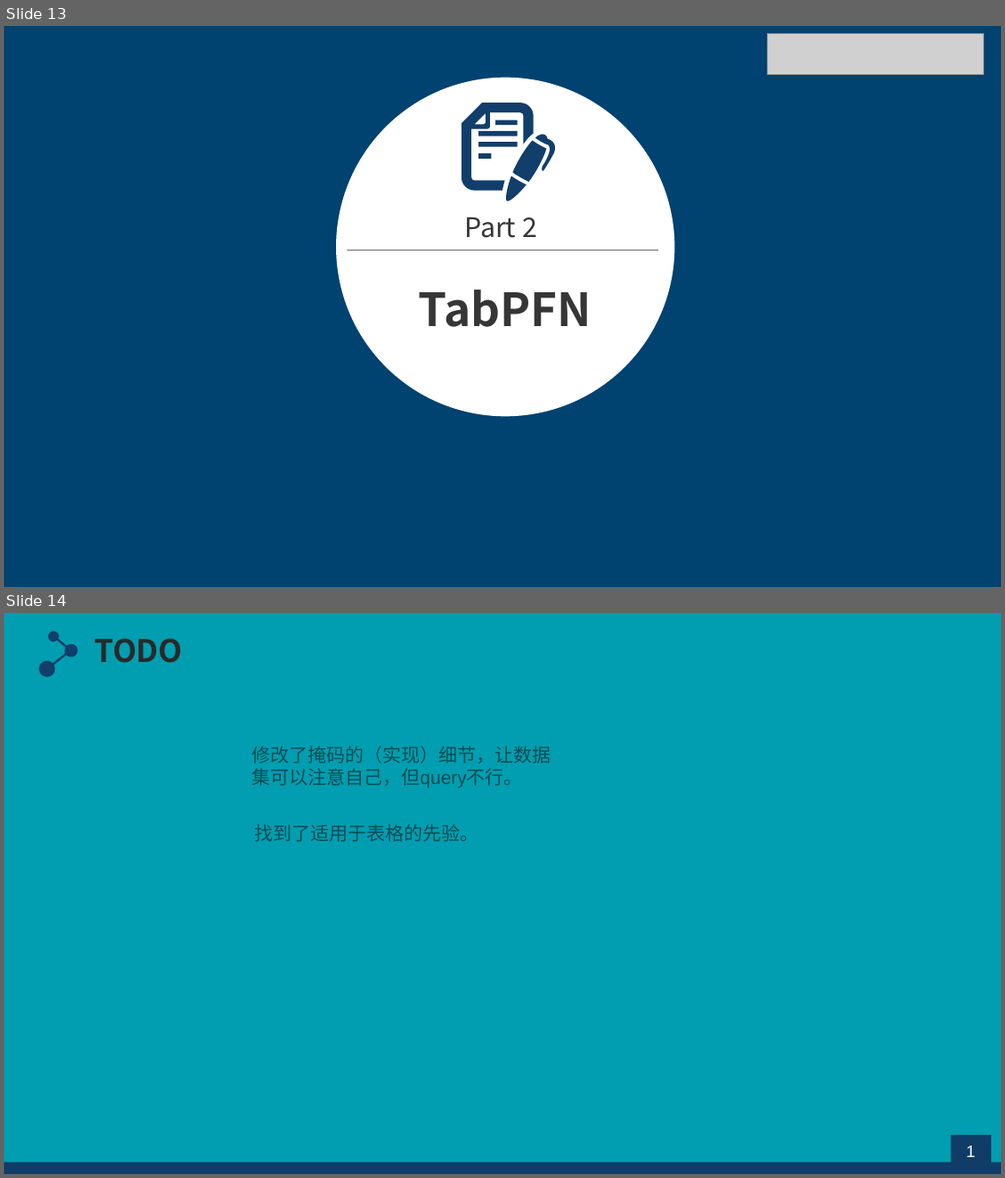
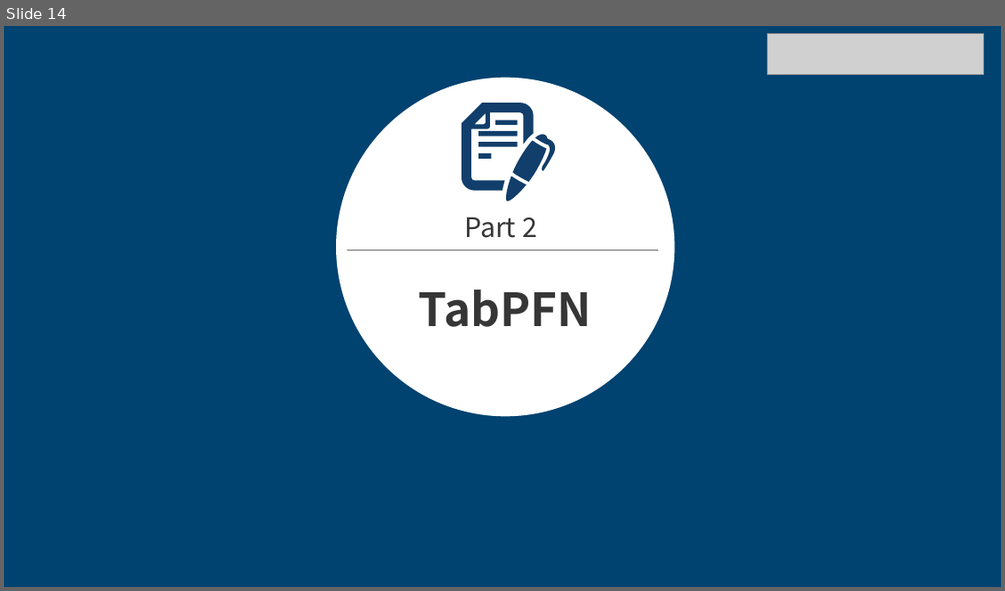
Before and after one commit to Ayana-chan/Obsidian_MyNote, a slide deck: 科研记录/TabPFN报告.pptx. Shown one above the other, each under a label of ours: slides 13 and 14 before the commit, slide 14 after it. The pictures are 1005x1178 and 1005x591 pixels, drawn with LibreOffice and Linux fonts; fonts in the diff are those of the drawing; grey boxes stand for pictures; background and template pictures are left out. Boxes give left, top, right and bottom in pixels: in the first picture for what was removed or moved away, otherwise in the second. Text is boxed around its words. In the diff, an @@ line names an element or a change of style, - is before the commit and + after.

```diff
--- a/科研记录/TabPFN报告.pptx
+++ b/科研记录/TabPFN报告.pptx
@@ slide 14 removed at bbox=[4, 613, 1001, 1174], background picture (left out) @@
@@ freeform shape removed at bbox=[39, 631, 78, 676] @@
@@ text removed at bbox=[94, 638, 183, 663] @@
-TODO
@@ text removed at bbox=[251, 746, 550, 787] @@
-修改了掩码的（实现）细节，让数据集可以注意自己，但query不行。
@@ text removed at bbox=[255, 824, 479, 842] @@
-找到了适用于表格的先验。
@@ rectangle removed at bbox=[951, 1135, 991, 1167] @@
@@ page number removed at bbox=[959, 1137, 983, 1165] @@
-14
@@ rectangle removed at bbox=[4, 1162, 1001, 1174] @@
@@ what was slide 13 is now slide 14 @@
```
Also in this commit, not shown: 1 slide changed, 11 slides added, 1 other slide removed, 10 other files.
